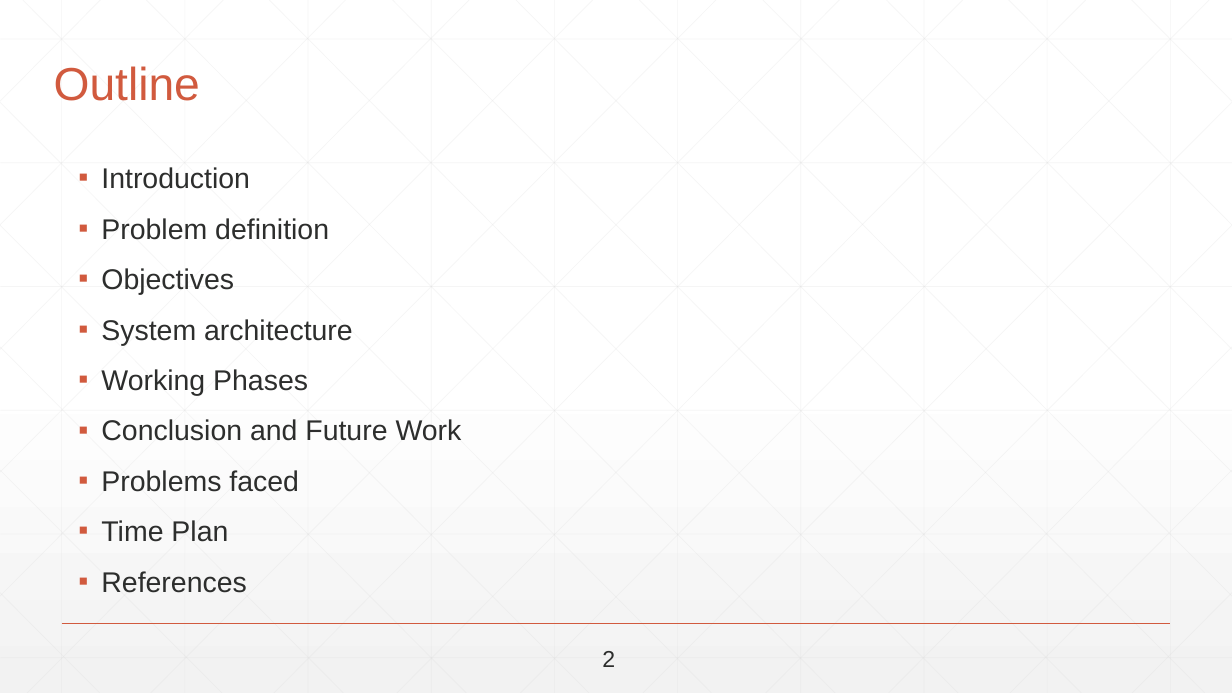
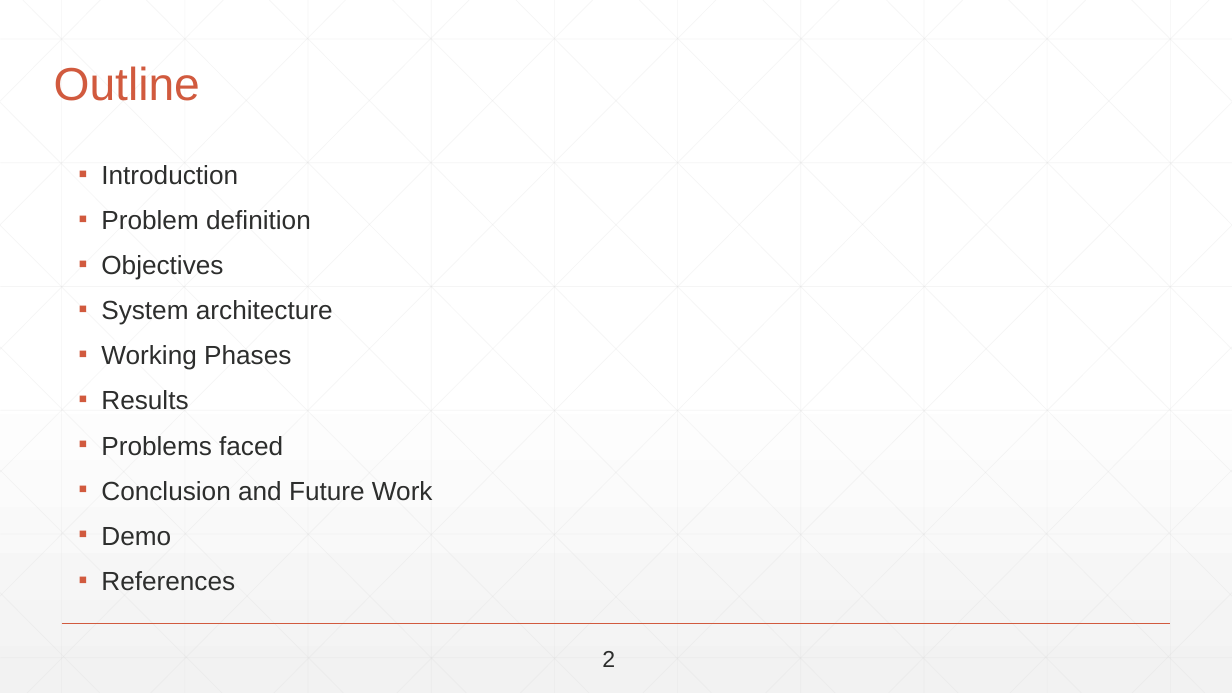
Before and after one commit to abdallahshaaban/Visual-Question-Answering, a slide deck: slide 2 of Seminars + Proposal + Documentation/Final Seminar/Visual-QA-Final-Seminar-2017.pptx. Drawn at 1232x693 pixels with LibreOffice and Linux fonts; fonts in the diff are those of the drawing. Boxes give left, top, right and bottom in pixels: in the first picture for what was removed or moved away, otherwise in the second. Text is boxed around its words. In the diff, an @@ line names an element or a change of style, - is before the commit and + after.

```diff
--- a/Seminars + Proposal + Documentation/Final Seminar/Visual-QA-Final-Seminar-2017.pptx
+++ b/Seminars + Proposal + Documentation/Final Seminar/Visual-QA-Final-Seminar-2017.pptx
@@ text at [101,165,433,591]: size 22.2 to 20.4 pt in "Introduction", "Problem definition", "Objectives", "System architecture" and 3 more places; line spacing 0.8 to 0.7 @@
@@ text at [101,390,283,456]: paragraphs added @@
+▪ Results
+▪ Problems faced
@@ text at [101,527,171,546]: text changed; size 22.2 to 20.4 pt @@
-▪ Problems faced
-▪ Time Plan
+▪ Demo
```
Also in this commit, not shown: 62 other slides changed, 2 slides added, 1 slide removed.
